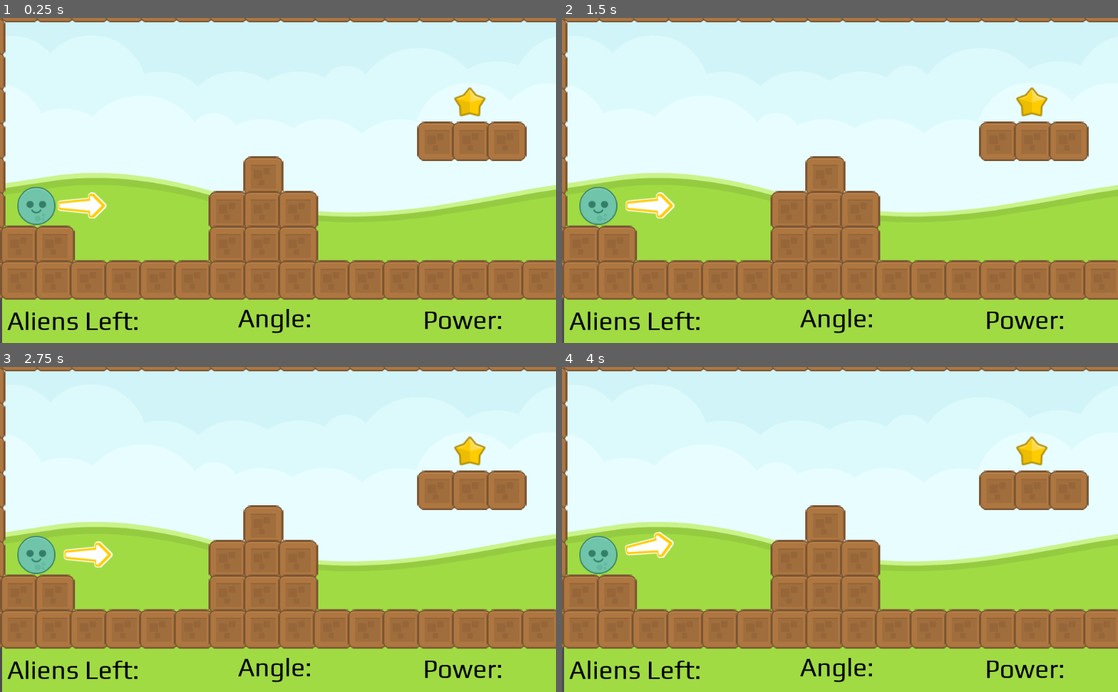
Above: before the commit, frames 1-4 (two rows, left to right).
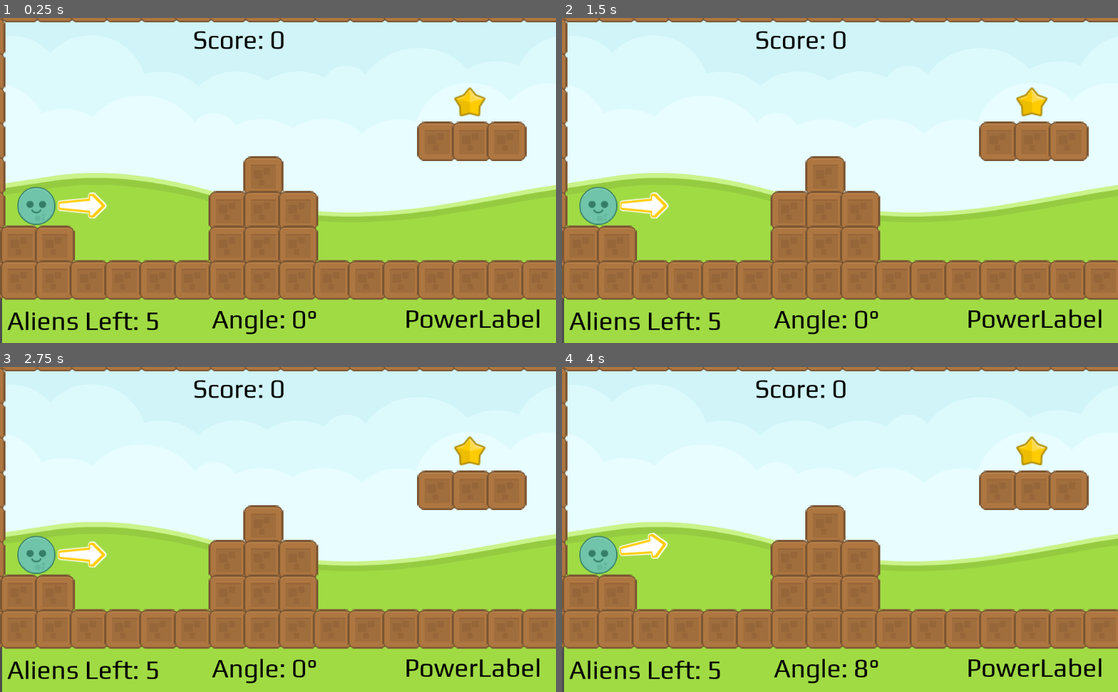
Above: after the commit, the same moments.

Repository: bsu-cs315/P1-ncbarber
Game: Godot game, scene res://src/Level.tscn
Same seed, same stepped clock (60 frames per second), same inputs: the game is played once before the commit and once after it.
Inputs:
- Up to frame 1 (0.25 s): no input
- Up to frame 2 (1.5 s): tap Enter at 0.5 s; hold Left (decrease power) 0.53-1.28 s; tap Right (increase power) at 0.8, 1.35 s; tap R (restart) at 1.25 s
- Up to frame 3 (2.75 s): tap Left (decrease power) at 1.55 s; tap R (restart) at 2 s; hold Down (decrease angle) from 2.03 s (still down); tap Right (increase power) at 2.3 s
- Up to frame 4 (4 s): tap R (restart) at 2.75, 3.5 s; release Down (decrease angle) at 2.78 s; tap Left (decrease power) at 2.85 s; hold Up (increase angle) from 3.53 s (still down); tap Right (increase power) at 3.8 s

The runs differ from the first frame. In frame 1, 1.6% of the frame differs, in the area x 26-97%, y 3-98%; in frame 2, 2.0%; in frame 3, 2.0%, in the area x 10-97%, y 3-98%; in frame 4, 2.0%.

Commit message:
Update Labels, and get Angle Label to update

Diff:
--- a/project/src/Ball.gd
+++ b/project/src/Ball.gd
@@ -34,14 +34,21 @@
 		_exit_speed += _power* delta
 		_exit_speed = clamp(_exit_speed, 0, 900)
 		emit_signal("power_changed", _power)
-		update_arrow_power(_exit_speed)
+		#update_arrow_power(_exit_speed)
 
 
 	if Input.is_action_pressed("decrease power"):
 		_exit_speed -= _power * delta
 		_exit_speed = clamp(_exit_speed, 0, 900)
 		emit_signal("power_changed", _power)
-		update_arrow_power(_exit_speed)
+		#update_arrow_power(_exit_speed)
+
+
+func get_power():
+	return _power
+
+func get_angle():
+	return _angle
 
 func update_arrow_angle(exit_angle):
 	$ArrowRotation.rotation_degrees = exit_angle
--- a/project/src/Level.gd
+++ b/project/src/Level.gd
@@ -1,10 +1,25 @@
 extends Node2D
 
+var _aliens_left = 5
+var _score = 0
 
 func _process(_delta):
-
+	if _aliens_left > 0:
+		var _power = $Ball.get_power()
+		var _angle = $Ball.get_angle()
+		#on_Power_update(_power)
+		on_Angle_update(_angle)
+	$HUD/AliensCount.text = "Aliens Left: " + str(_aliens_left)
+	$HUD/Score.text = "Score: " + str(_score)
 	if Input.is_action_just_pressed("restart"):
 		restart()
+
+
+#func on_Power_update(new_power):
+
+
+func on_Angle_update(new_angle):
+	$HUD/Angle.text = "Angle: " + str(int(-new_angle)) + "°"
 
 func _on_Star_Target_entered(_body):
 	print("Hit!")
--- a/project/src/Level.tscn
+++ b/project/src/Level.tscn
@@ -45,6 +45,10 @@
 size = 48
 font_data = ExtResource( 5 )
 
+[sub_resource type="DynamicFont" id=6]
+size = 48
+font_data = ExtResource( 5 )
+
 [node name="Level" type="Node2D"]
 position = Vector2( 0, -1 )
 script = ExtResource( 6 )
@@ -64,38 +68,50 @@
 [node name="Star_Target" parent="." instance=ExtResource( 3 )]
 position = Vector2( 865.226, 157.428 )
 
-[node name="Control" type="Control" parent="."]
+[node name="HUD" type="Control" parent="."]
 margin_right = 40.0
 margin_bottom = 40.0
 __meta__ = {
 "_edit_use_anchors_": false
 }
 
-[node name="Power" type="Label" parent="Control"]
-margin_left = 778.617
-margin_top = 530.445
-margin_right = 936.617
-margin_bottom = 586.445
+[node name="Power" type="Label" parent="HUD"]
+margin_left = 744.944
+margin_top = 528.2
+margin_right = 996.944
+margin_bottom = 584.2
 custom_fonts/font = SubResource( 3 )
 custom_colors/font_color = Color( 0, 0, 0, 1 )
-text = "Power: "
+text = "PowerLabel"
+__meta__ = {
+"_edit_use_anchors_": false
+}
 
-[node name="Angle" type="Label" parent="Control"]
-margin_left = 437.617
-margin_top = 526.656
-margin_right = 584.617
-margin_bottom = 582.656
+[node name="Angle" type="Label" parent="HUD"]
+margin_left = 390.474
+margin_top = 528.901
+margin_right = 631.474
+margin_bottom = 584.901
 custom_fonts/font = SubResource( 4 )
 custom_colors/font_color = Color( 0, 0, 0, 1 )
-text = "Angle: "
+text = "AngleLabel"
 
-[node name="Aliens left" type="Label" parent="Control"]
+[node name="AliensCount" type="Label" parent="HUD"]
 margin_left = 13.2611
 margin_top = 532.34
 margin_right = 256.261
 margin_bottom = 588.34
 custom_fonts/font = SubResource( 5 )
 custom_colors/font_color = Color( 0, 0, 0, 1 )
-text = "Aliens Left:"
+text = "AliensCount"
+
+[node name="Score" type="Label" parent="HUD"]
+margin_left = 354.698
+margin_top = 13.4695
+margin_right = 590.698
+margin_bottom = 69.4695
+custom_fonts/font = SubResource( 6 )
+custom_colors/font_color = Color( 0, 0, 0, 1 )
+text = "ScoreLabel"
 
 [connection signal="body_entered" from="Star_Target" to="." method="_on_Star_Target_entered"]
Not shown: 1 places in project/src/Level.tscn that only renumber resources
Not shown, changed: README.md
